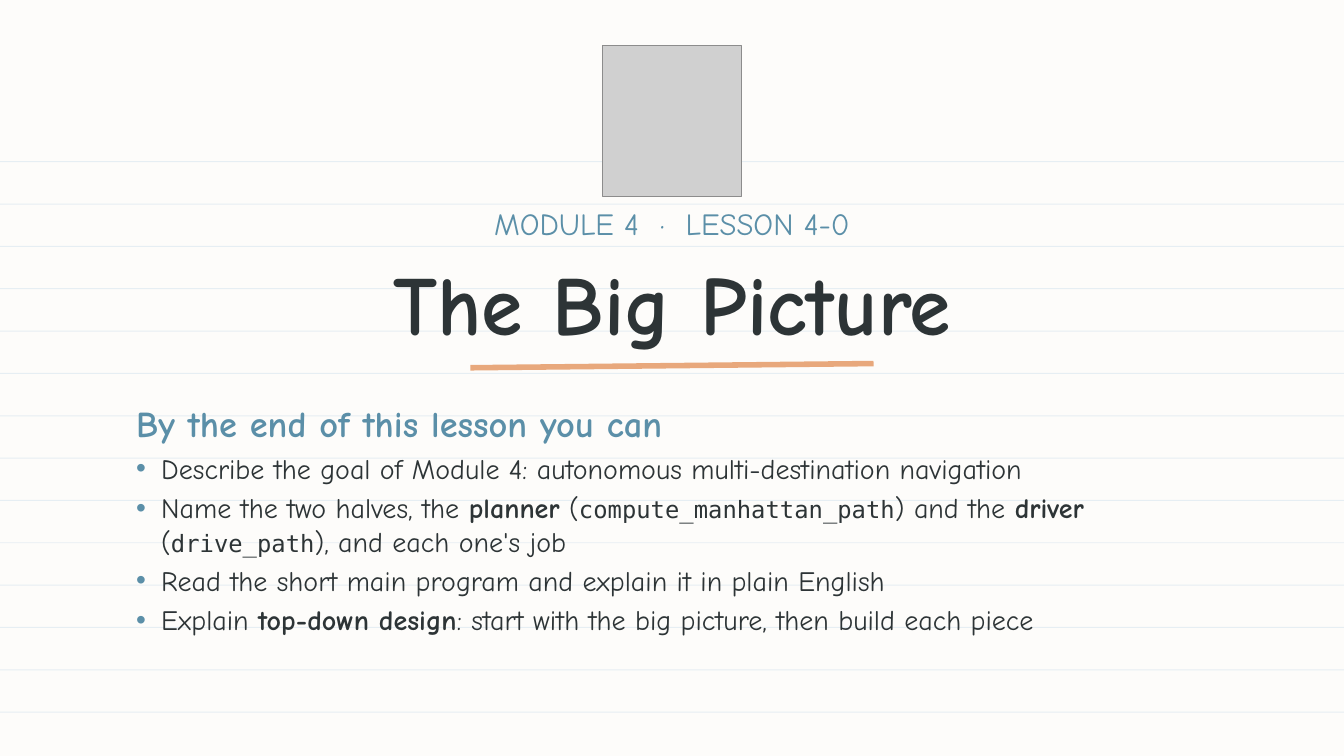
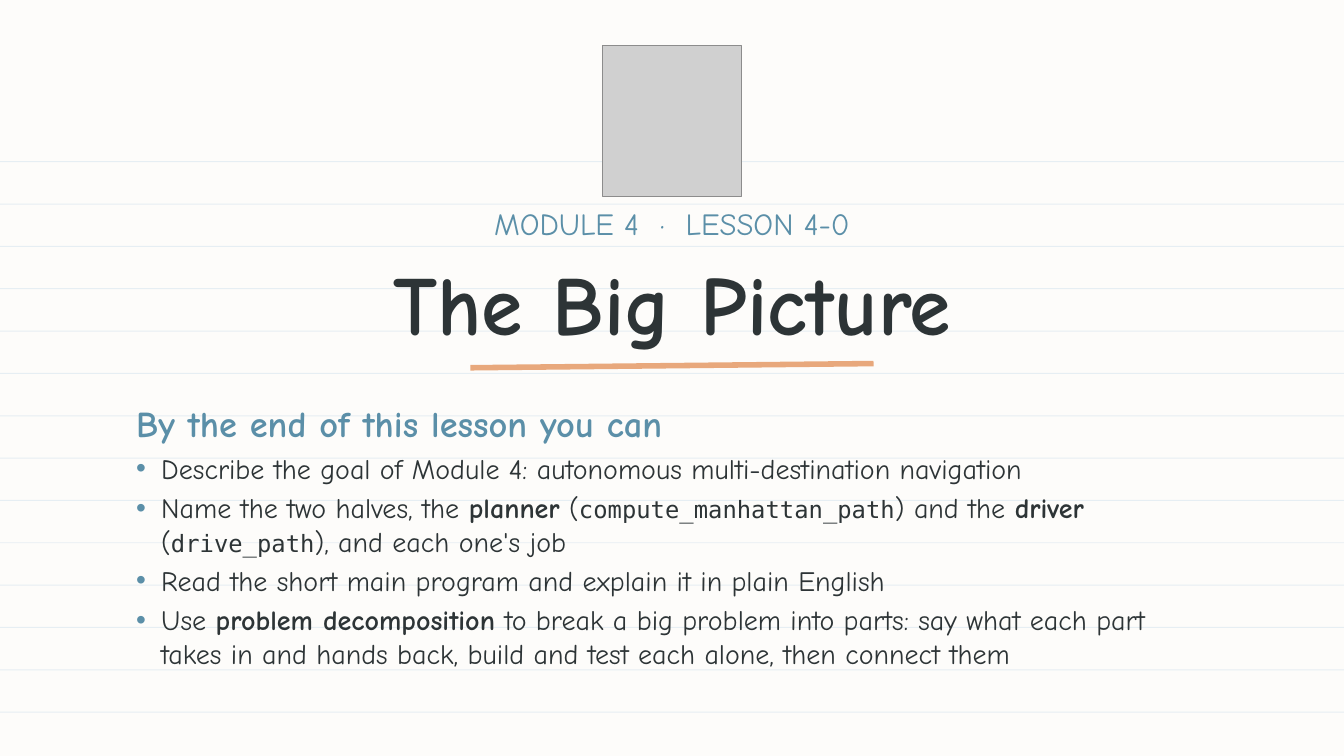
Before and after one commit to bradamiller/LearningPython, a slide deck: slide 1 of static/slides/module-04-manhattan/module-4-lesson-00-overview.pptx. Drawn at 1344x756 pixels with LibreOffice and Linux fonts; fonts in the diff are those of the drawing; grey boxes stand for pictures. Boxes give left, top, right and bottom in pixels: in the first picture for what was removed or moved away, otherwise in the second. Text is boxed around its words. In the diff, an @@ line names an element or a change of style, - is before the commit and + after.

```diff
--- a/static/slides/module-04-manhattan/module-4-lesson-00-overview.pptx
+++ b/static/slides/module-04-manhattan/module-4-lesson-00-overview.pptx
@@ text at bbox=[161, 611, 1145, 667]: text changed @@
-• Explain top-down design: start with the big picture, then build each piece
+• Use problem decomposition to break a big problem into parts: say what each part takes in and hands back, build and test each alone, then connect them
```
Also in this commit, not shown: 1 other slide changed, 6 slides added, 20 other files.
